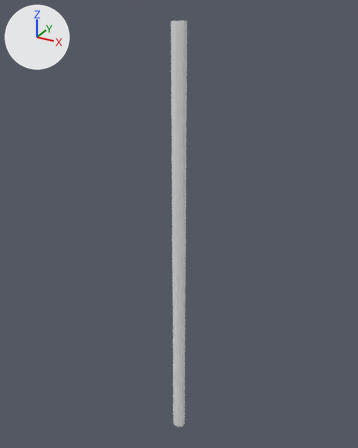
What one commit did to the OBJ model osmunity/osm-unity/Assets/Way_130.obj.
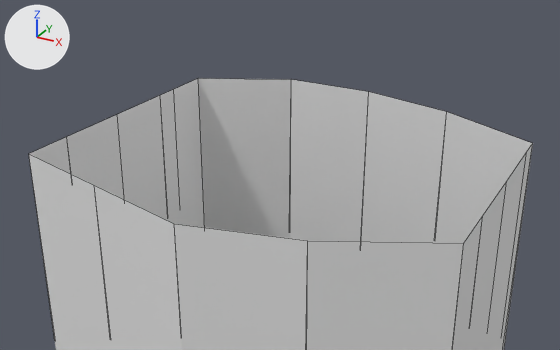
Each version appears first whole from a 50 mm lens placed at (72.3, -136.8, 159.1), pointed at (-5.4, 4.3, 88.5), and next in a close-up from a 50 mm lens placed at (0.2, -5.9, 157.8), pointed at (-3.5, 0.7, 154.5). The axes (+X, +Y, +Z) are drawn at upper left. The lights are the same throughout. The close-ups show mesh edges as thin lines. Where no turn or scale is listed for an object, it has been applied to the vertices. Vertices at the same position are counted once.

Objects in the first close-up: 'Way_130'.
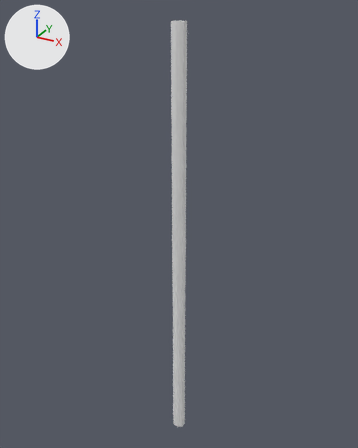
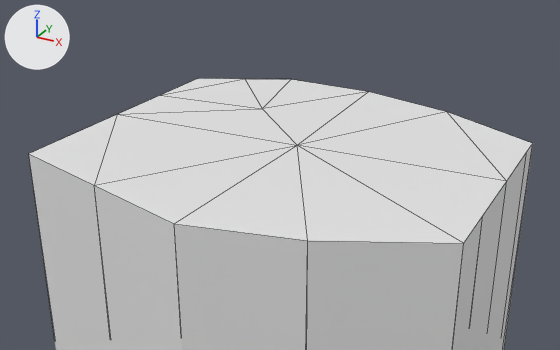
Pixel boxes [x1, y1, x2, y2] of what changed, in the close-ups (560 x 350 px):
part 1 of me_way_130, added
    after: [29, 78, 533, 243]

Edits to the bpy script that builds the scene:
```text
Change me_way_130:
    where me_way_130.from_pydata(...)  # 34 vertices, 34 faces; spans x -5.0..-1.0, y -2.0..2.0, z 0.0..155.0
    used by ob_way_130; location = (0.0, 0.0, 0.0)
    verts and faces of me_way_130; kept vertices keep their numbers, new ones are numbered from 34
    before: 17 (-5.0, 2.0, 155.0) at pixel (198, 78), 19 (-5.0, 1.0, 155.0) at pixel (160, 95), 20 (-5.0, 0.0, 155.0) at pixel (117, 114), 22 (-5.0, -1.0, 155.0) at pixel (28, 153), 23 (-4.0, -1.0, 155.0) at pixel (94, 185)
    before: 24 (-3.0, -2.0, 155.0) at pixel (174, 223), 25 (-2.0, -1.0, 155.0) at pixel (307, 240), 26 (-1.0, -1.0, 155.0) at pixel (463, 243), 28 (-1.0, 0.0, 155.0) at pixel (506, 181), 30 (-1.0, 1.0, 155.0) at pixel (532, 143)
    before: 31 (-2.0, 2.0, 155.0) at pixel (446, 111), 32 (-3.0, 2.0, 155.0) at pixel (368, 91), 33 (-4.0, 2.0, 155.0) at pixel (291, 79)
    me_way_130 part 1
    add for new, old in zip([34, 35, 36], [19, 20, 23]): verts[new] = verts[old] + (1.0, 1.0, 0.0)
    add faces += [(20, 22, 23), (28, 30, 31), (25, 26, 36), (26, 28, 36), (24, 25, 36), (28, 31, 36)]
    add faces += [(20, 23, 36), (23, 24, 36), (31, 32, 36), (17, 19, 34), (32, 33, 35), (32, 35, 36)]
    add faces += [(33, 34, 35), (19, 35, 34), (20, 36, 35), (19, 20, 35)]
```
